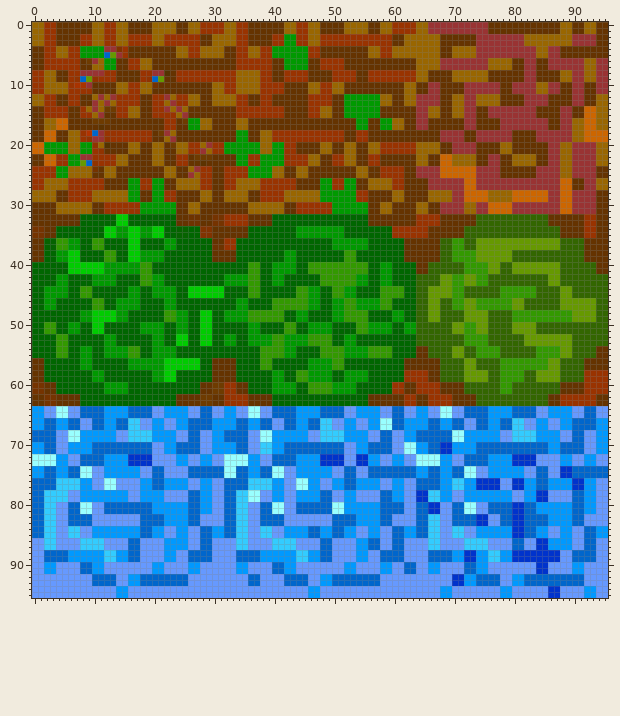
Two states of a sprite sheet, assets/images/tiles/tilesheet.png. That is the earlier state.
The file is 96x96 pixels. Colours within 5 levels of each other are drawn and written as one.
Now the later version:
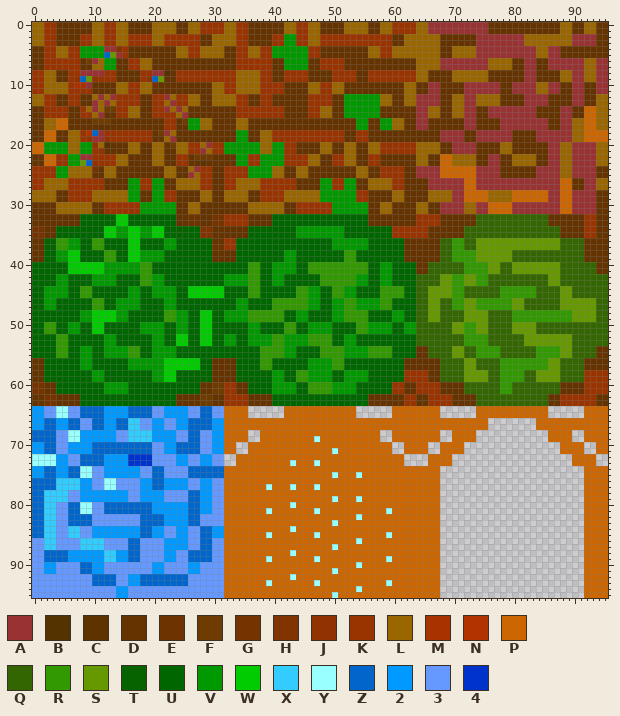
Palette (. is transparent): A #993333  B #553300  C #5d3300  D #653300  E #6d3300  F #6e3b00  G #753300  H #813300  J #913300  K #993300  L #996600  M #a83300  N #b13300  P #cc6600  Q #336600  R #339900  S #669900  T #066300  U #006600  V #009900  W #00cc00  X #33ccff  Y #99ffff  Z #0066cc  2 #0099ff  3 #6699ff  4 #0033cc
The edit:
@@ x 30..95 @@
 63 DDKKKKDDDDUUUUUUUUUUUUUUUUDDDDDDKKDDKKKKDDDDQQQQQQQQQQQQDDKKKKKKDD
-64 332233YY33ZZZZ2222ZZZZ33222233ZZ332233YY33ZZZZ2222ZZZZ33222233ZZ33
-65 332233YY33ZZZZ2222ZZZZ33222233ZZ332233YY33ZZZZ2222ZZZZ33222233ZZ33
-66 2222ZZ22ZZ33ZZ22ZZXX33223322YYZZ2222ZZ22ZZ33ZZ22ZZXX33223322ZZZZ22
-67 2222ZZ22ZZ33ZZ22ZZXX33223322YYZZ2222ZZ22ZZ33ZZ22ZZXX33223322ZZZZ22
-68 22ZZZZ33YY22222233XXXX222233ZZ3322ZZZZZZYY22222233XXXX222233ZZ3322
-69 22ZZZZ33YY22222233XXXX222233ZZ3322ZZZZZZYY22222233XXXX222233ZZ3322
-70 2222ZZ33XX22ZZZZZZZZZZ3322ZZZZ33YY22ZZ442222ZZZZZZZZZZZZ22ZZZZ3322
-71 2222ZZ33XX22ZZZZZZZZZZ3322ZZZZ33YY22ZZ442222ZZZZZZZZZZZZ22ZZZZ3322
-72 33YYYY2233ZZZZ22224444334422332233YYYY2233ZZZZ22224444333322332233
-73 33YYYY2233ZZZZ22224444334422332233YYYY2233ZZZZ22224444333322332233
-74 ZZYYZZ22ZZYY3322222233ZZ33ZZZZZZZZ22ZZ22ZZYY3322222233ZZ3344ZZZZZZ
-75 ZZYYZZ22ZZYY3322222233ZZ33ZZZZZZZZ22ZZ22ZZYY3322222233ZZ3344ZZZZZZ
-76 33ZZZZXXXX2233YY223322ZZ2222332233ZZZZ22XX224444334422ZZ2222442233
-77 33ZZZZXXXX2233YY223322ZZ2222332233ZZZZ22XX224444334422ZZ2222442233
-78 33ZZXXYY3322332222ZZ33223333ZZ223344XX2233222222223322443333ZZ2233
-79 33ZZXXYY3322332222ZZ33223333ZZ223344XX2233222222223322443333ZZ2233
-80 33ZZXX33ZZYY33ZZZZZZYY222222ZZZZ33ZZ4433ZZYY33ZZZZ44ZZ222222ZZ2233
-81 33ZZXX33ZZYY33ZZZZZZYY222222ZZZZ33ZZ4433ZZYY33ZZZZ44ZZ222222ZZ2233
-82 33ZZXX33ZZZZ33333333ZZZZ2222ZZ3333ZZXX33ZZZZ4433ZZ44ZZZZ2222ZZ3333
-83 33ZZXX33ZZZZ33333333ZZZZ2222ZZ3333ZZXX33ZZZZ4433ZZ44ZZZZ2222ZZ3333
-84 22ZZXX33XX332222ZZ22ZZ22332233ZZ22ZZXX33XX3322222244ZZ22332233ZZ22
-85 22ZZXX33XX332222ZZ22ZZ22332233ZZ22ZZXX33XX3322222244ZZ22332233ZZ22
-86 3333XX3333XXXX3333ZZ333322ZZ33ZZ3333XX3333XXXX3333ZZ3344222233ZZ33
-87 3333XX3333XXXX3333ZZ333322ZZ33ZZ3333XX3333XXXX3333ZZ3344222233ZZ33
-88 3333ZZZZ222222XX22ZZ33332233ZZZZ3333ZZZZ224422XX224444444433ZZZZ33
-89 3333ZZZZ222222XX22ZZ33332233ZZZZ3333ZZZZ224422XX224444444433ZZZZ33
-90 3333223333ZZ22333333332233332233ZZ33223333ZZ2233333333443333223333
-91 3333223333ZZ22333333332233332233ZZ33223333ZZ2233333333443333223333
-92 333333ZZ3333ZZZZ3322ZZZZZZZZ3333333333334422ZZZZ3322ZZZZZZZZZZ3333
-93 333333ZZ3333ZZZZ3322ZZZZZZZZ3333333333334422ZZZZ3322ZZZZZZZZZZ3333
-94 333333333333333322333333333333333333332233333333223333334433332233
-95 333333333333333322333333333333333333332233333333223333334433332233
+64 33PPPP......PPPPPPPPPPPP......PPPPPPPP......PPPPPPPPPPPP......PPPP
+65 33PPPP......PPPPPPPPPPPP......PPPPPPPP......PPPPPPPPPPPP......PPPP
+66 22PPPPPPPPPPPPPPPPPPPPPPPPPPPPPPPPPPPPPPPPPPPP........PPPPPPPPPPPP
+67 22PPPPPPPPPPPPPPPPPPPPPPPPPPPPPPPPPPPPPPPPPPPP........PPPPPPPPPPPP
+68 22PPPP..PPPPPPPPPPPPPPPPPPPP..PPPPPPPP..PPPP............PPPP..PPPP
+69 22PPPP..PPPPPPPPPYPPPPPPPPPP..PPPPPPPP..PPPP............PPPP..PPPP
+70 22PP..PPPPPPPPPPPPPPPPPPPPPPPP..PPPP..PPPP................PPPP..PP
+71 22PP..PPPPPPPPPPPPPPYPPPPPPPPP..PPPP..PPPP................PPPP..PP
+72 33..PPPPPPPPPPPPPPPPPPPPPPPPPPPP....PPPP....................PPPP..
+73 33..PPPPPPPPPYPPPYPPPPPPPPPPPPPP....PPPP....................PPPP..
+74 ZZPPPPPPPPPPPPPPPPPPPPPPPPPPPPPPPPPPPP........................PPPP
+75 ZZPPPPPPPPPPPPPPPPPPYPPPYPPPPPPPPPPPPP........................PPPP
+76 33PPPPPPPPPPPPPPPPPPPPPPPPPPPPPPPPPPPP........................PPPP
+77 33PPPPPPPYPPPYPPPYPPPPPPPPPPPPPPPPPPPP........................PPPP
+78 33PPPPPPPPPPPPPPPPPPPPPPPPPPPPPPPPPPPP........................PPPP
+79 33PPPPPPPPPPPPPPPPPPYPPPYPPPPPPPPPPPPP........................PPPP
+80 33PPPPPPPPPPPYPPPPPPPPPPPPPPPPPPPPPPPP........................PPPP
+81 33PPPPPPPYPPPPPPPYPPPPPPPPPPPYPPPPPPPP........................PPPP
+82 33PPPPPPPPPPPPPPPPPPPPPPYPPPPPPPPPPPPP........................PPPP
+83 33PPPPPPPPPPPPPPPPPPYPPPPPPPPPPPPPPPPP........................PPPP
+84 22PPPPPPPPPPPYPPPPPPPPPPPPPPPPPPPPPPPP........................PPPP
+85 22PPPPPPPYPPPPPPPYPPPPPPPPPPPYPPPPPPPP........................PPPP
+86 33PPPPPPPPPPPPPPPPPPPPPPYPPPPPPPPPPPPP........................PPPP
+87 33PPPPPPPPPPPPPPPPPPYPPPPPPPPPPPPPPPPP........................PPPP
+88 33PPPPPPPPPPPYPPPPPPPPPPPPPPPPPPPPPPPP........................PPPP
+89 33PPPPPPPYPPPPPPPYPPPPPPPPPPPYPPPPPPPP........................PPPP
+90 33PPPPPPPPPPPPPPPPPPPPPPYPPPPPPPPPPPPP........................PPPP
+91 33PPPPPPPPPPPPPPPPPPYPPPPPPPPPPPPPPPPP........................PPPP
+92 33PPPPPPPPPPPYPPPPPPPPPPPPPPPPPPPPPPPP........................PPPP
+93 33PPPPPPPYPPPPPPPYPPPPPPPPPPPYPPPPPPPP........................PPPP
+94 33PPPPPPPPPPPPPPPPPPPPPPYPPPPPPPPPPPPP........................PPPP
+95 33PPPPPPPPPPPPPPPPPPYPPPPPPPPPPPPPPPPP........................PPPP
Changed places in both pictures, as pixel boxes (x1, y1, x2, y2):
changed: (224, 406, 608, 598)
